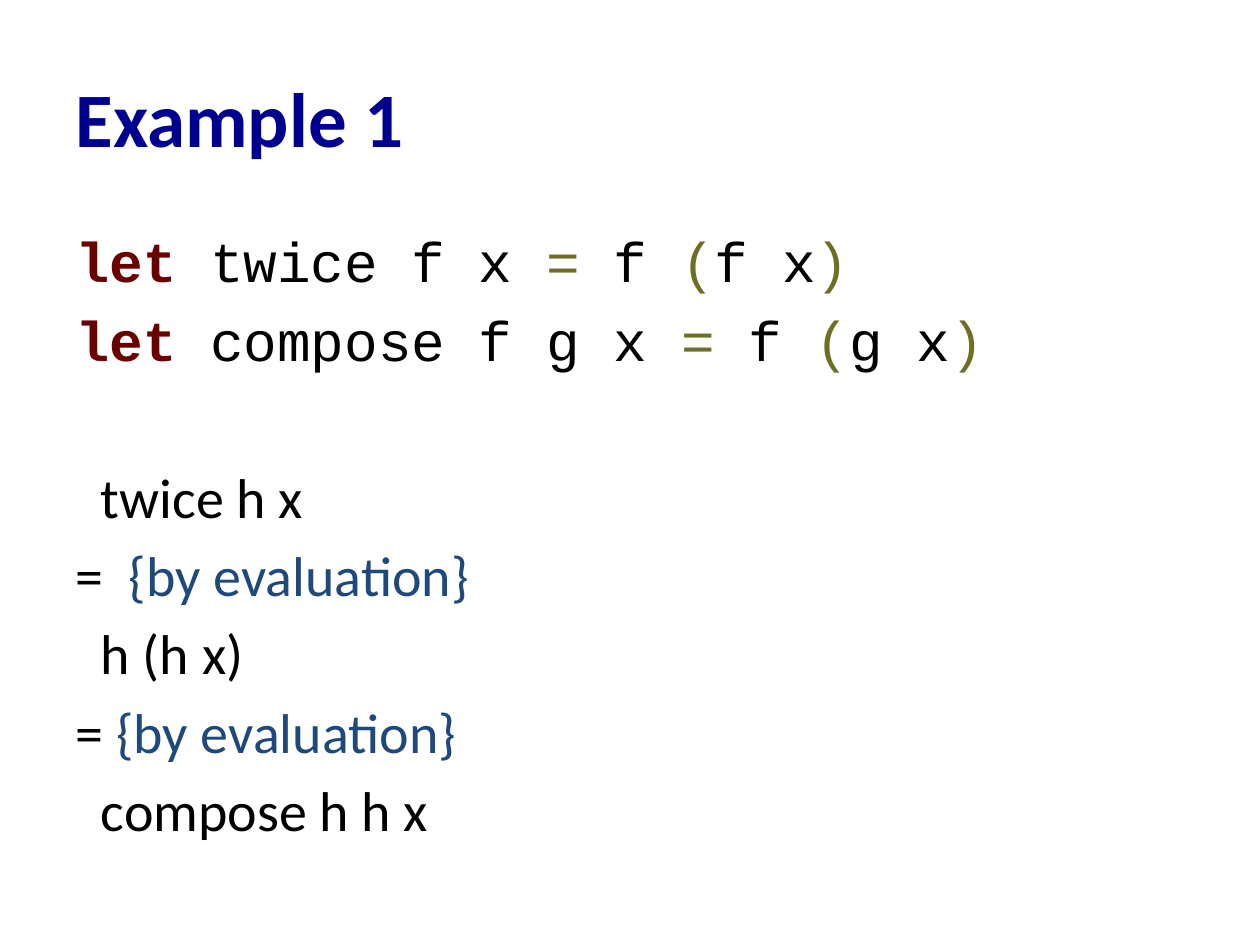
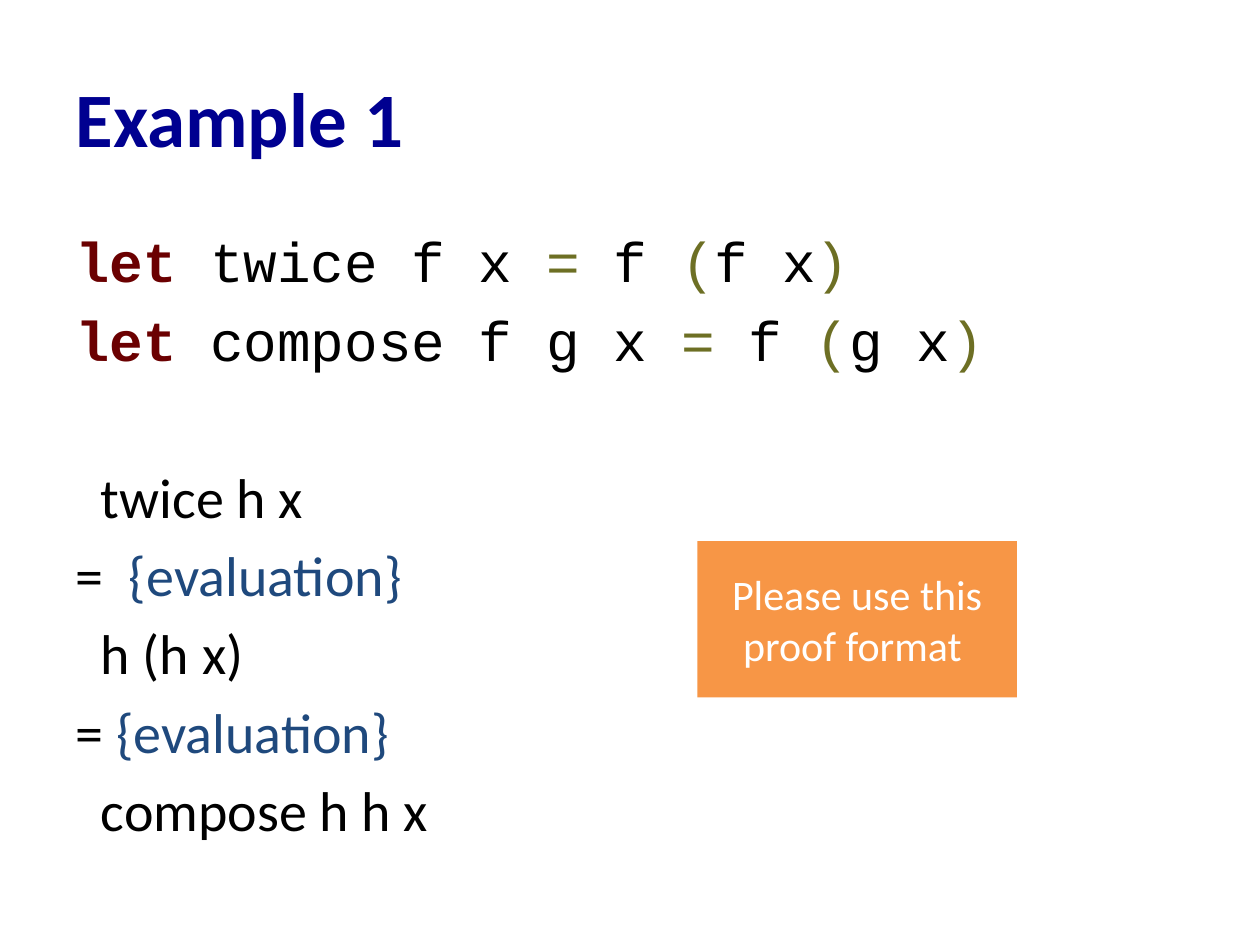
Before and after one commit to cs3110/materials-2019fa, a slide deck: slide 16 of 20-proofs/lec.pptx. Drawn at 1260x945 pixels with LibreOffice and Linux fonts; fonts in the diff are those of the drawing. Boxes give left, top, right and bottom in pixels: in the first picture for what was removed or moved away, otherwise in the second. Text is boxed around its words. In the diff, an @@ line names an element or a change of style, - is before the commit and + after.

```diff
--- a/20-proofs/lec.pptx
+++ b/20-proofs/lec.pptx
@@ text at [129,555,402,604]: text changed @@
-= {by evaluation}
+= {evaluation}
@@ rectangle added at [698,542,1018,698], fill #F79646, 24 pt, text #FFFFFF @@
+Please use this proof format
@@ text at [116,712,389,761]: text changed @@
-= {by evaluation}
+= {evaluation}
```
Also in this commit, not shown: 9 other slides changed, 4 slides added, 1 other file.
